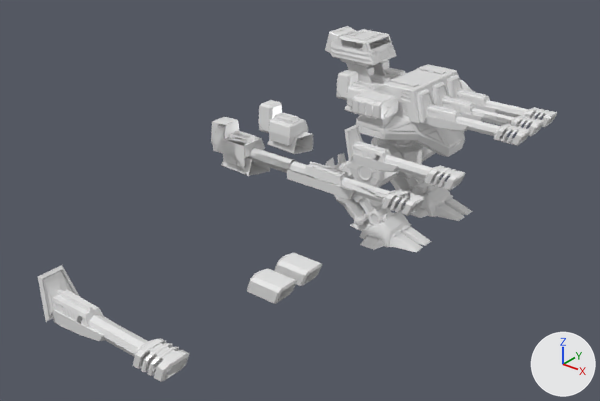
One commit to the Blender file Behemoth/behemoth_Details__muzzle DIFFERENT STYLE COPY (1).blend: the scene before it, then after it.
Rendered twice from a camera (50 mm lens) standing at (118.0, -193.6, 82.3) and looking at (6.9, -54.7, -3.8). Lighting does not change. The marker at lower right points along +X, +Y and +Z.

The first picture shows 'CC3 GDI Behemoth'.
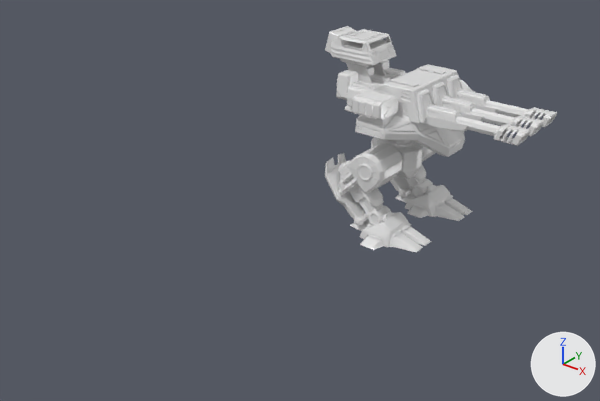
Where the change shows, as pixel boxes [x1, y1, x2, y2] in the pictures (600 x 401 px):
'CC3 GDI Behemoth', reshaped (55% narrower, 36% shorter)
    before: [38, 26, 557, 382]
    after: [325, 26, 557, 252]
part 1 of me_cc3_gdi_behemoth, deleted
    before: [38, 100, 465, 382]
part 2 of me_cc3_gdi_behemoth, cut back
    before: [330, 26, 500, 247]
    after: [335, 27, 473, 247]

The change in detail:
me_cc3_gdi_behemoth is used by ob_cc3_gdi_behemoth; location (0.0, 0.0, 0.0).
me_cc3_gdi_behemoth had 13475 vertices, 13002 faces, 132 loose edges and spanned x -24.0..42.0, y -130.0..23.0, z -31.0..22.0.
me_cc3_gdi_behemoth now has 11037 vertices, 10287 faces and spans x -24.0..42.0, y -22.0..23.0, z -31.0..22.0.
me_cc3_gdi_behemoth part 1: 8 loose pieces with 2204 vertices, spanning x -16.0..42.0, y -130.0..-38.0, z 2.0..13.0, are deleted.
me_cc3_gdi_behemoth part 2: 46 vertices moved within x -22.0..15.0, y -18.0..18.0, z -31.0..22.0; 231 vertices removed from x -22.0..26.0, y -17.0..17.0, z -31.0..22.0; 22 vertices added at x 0.0..10.0, y -18.0..18.0, z -31.0.
